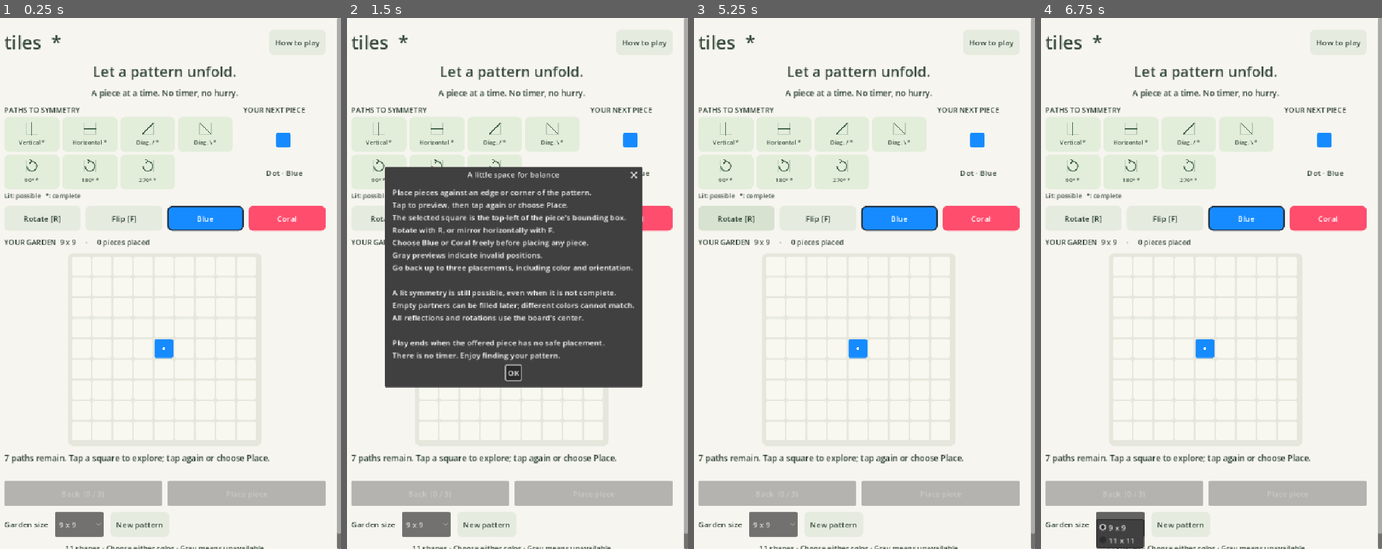
Above: before the commit, frames 1-4 (left to right).
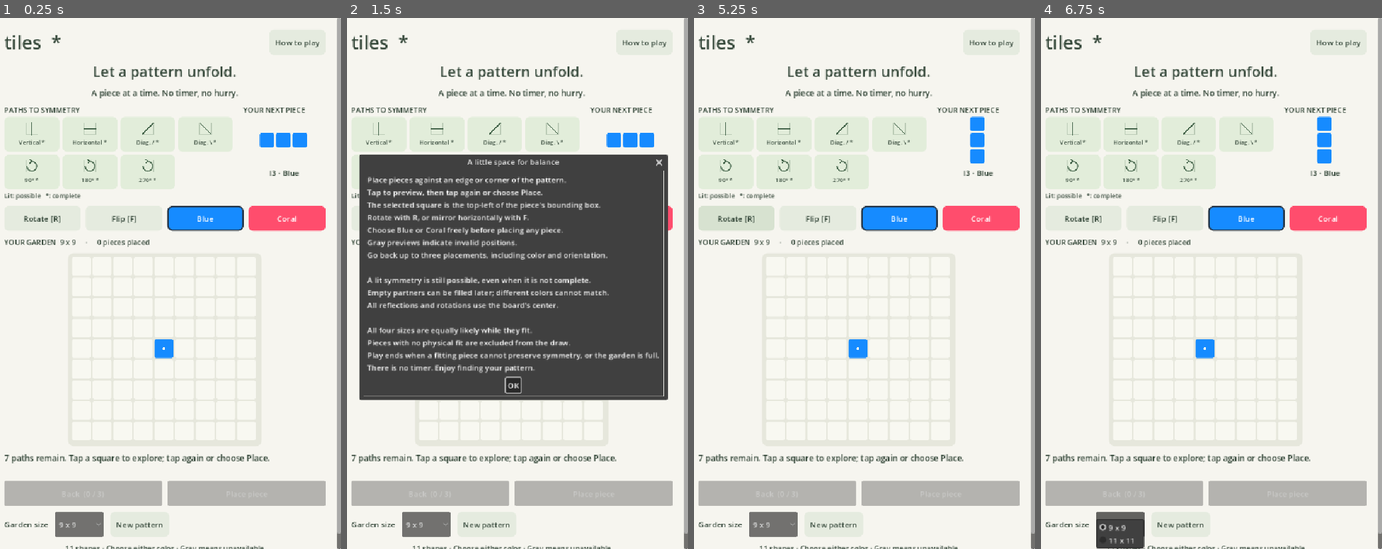
Above: after the commit, the same moments.

Repository: Shine-game/Tiles
Game: Godot game, scene res://main.tscn
The game is run twice, just before and just after one commit, with the same random seed, the same clock (stepped at 60 frames per second) and the same inputs.
Inputs:
- Up to frame 1 (0.25 s): no input
- Up to frame 2 (1.5 s): click "How to play" at 0.5 s; click "Blue" at 1.25 s
- Up to frame 3 (5.25 s): click "Coral" at 2 s; click "New pattern" at 2.75 s; click "New pattern" at 3.5 s; click "OK" at 4.25 s; click "Rotate [R]" at 5 s
- Up to frame 4 (6.75 s): click "Flip [F]" at 5.75 s; click "9 x 9" at 6.5 s

The runs differ from the first frame. In frame 1, 0.3% of the frame differs, in the area x 76-91%, y 21-30%; in frame 2, 18%, in the area x 3-95%, y 21-72%; in frame 3, 0.3%; in frame 4, 0.3%.

Commit message:
Balance piece sizes and filter generation by physical fit

Diff:
--- a/scripts/game.gd
+++ b/scripts/game.gd
@@ -8,6 +8,7 @@
 var moves := 0
 var history: Array = []
 var over := false
+var no_space := false
 var current_color := Rules.BLUE
 var restored_cells: Array = []
 var rng := RandomNumberGenerator.new()
@@ -18,20 +19,30 @@
 	else:
 		rng.randomize()
 	board = Rules.create_board(n)
-	_add_bag()
+	queue.append(_draw_piece())
 	_refresh_over()
 
-func _add_bag() -> void:
-	var bag: Array = Rules.PIECES.keys()
-	for i in range(bag.size() - 1, 0, -1):
-		var j := rng.randi_range(0, i)
-		var swap = bag[i]
-		bag[i] = bag[j]
-		bag[j] = swap
-	queue.append_array(bag)
+# Categories, then shapes, are uniform among those with a physical fit.
+# Never filter by symmetry: a physically fitting piece may legitimately end play.
+func eligible_groups() -> Array:
+	var groups: Array = [[], [], [], []]
+	for name: String in Rules.PIECES:
+		var definition: Dictionary = Rules.PIECES[name]
+		if not Rules.first_physical_move(board, definition).is_empty():
+			groups[definition.cells.size() - 1].append(name)
+	return groups.filter(func(group: Array): return not group.is_empty())
+
+func _choose_from_groups(groups: Array) -> String:
+	if groups.is_empty():
+		return ""
+	var group: Array = groups[rng.randi_range(0, groups.size() - 1)]
+	return group[rng.randi_range(0, group.size() - 1)]
+
+func _draw_piece() -> String:
+	return _choose_from_groups(eligible_groups())
 
 func piece() -> Dictionary:
-	return {"cells": Rules.PIECES[queue[index]].cells, "color": current_color}
+	return {"cells": [] if queue[index] == "" else Rules.PIECES[queue[index]].cells, "color": current_color}
 
 func place(cells: Array, anchor: Vector2i) -> Dictionary:
 	if over:
@@ -39,14 +50,15 @@
 	var result: Dictionary = Rules.placement(board, cells, piece().color, anchor)
 	if not result.ok:
 		return result
-	history.append({"board": board, "index": index, "moves": moves, "color": current_color, "cells": cells.duplicate()})
+	history.append({"board": board, "index": index, "moves": moves, "color": current_color, "cells": cells.duplicate(), "rng_state": rng.state})
 	if history.size() > 3:
 		history.pop_front()
 	board = result.board
 	moves += 1
 	index += 1
-	if index == queue.size():
-		_add_bag()
+	# Future draws depend on the resulting board; discard any abandoned branch.
+	queue.resize(index)
+	queue.append(_draw_piece())
 	_refresh_over()
 	return result
 
@@ -59,8 +71,11 @@
 	moves = previous.moves
 	current_color = previous.color
 	restored_cells = previous.cells
+	rng.state = previous.rng_state
+	queue.resize(index + 1)
 	_refresh_over()
 	return true
 
 func _refresh_over() -> void:
-	over = Rules.first_legal_move(board, piece()).is_empty()
+	no_space = queue[index] == ""
+	over = no_space or Rules.first_legal_move(board, piece()).is_empty()
--- a/scripts/main.gd
+++ b/scripts/main.gd
@@ -181,7 +181,7 @@
 	piece_view.cells = cells
 	piece_view.color = game.piece().color
 	piece_view.queue_redraw()
-	piece_label.text = "%s · %s" % [game.queue[game.index], "Blue" if game.piece().color == Rules.BLUE else "Coral"]
+	piece_label.text = "Garden complete" if game.no_space else "%s · %s" % [game.queue[game.index], "Blue" if game.piece().color == Rules.BLUE else "Coral"]
 	undo_button.text = "Back  (%d / 3)" % game.history.size()
 	undo_button.disabled = game.history.is_empty()
 	rotate_button.disabled = game.over
@@ -213,7 +213,7 @@
 		indicator.panel.tooltip_text = Rules.SYMMETRY_NAMES[i] + (": complete" if state.complete else (": possible" if state.possible else ": color conflict"))
 		if state.possible:
 			possible += 1
-	status.text = "This pattern has reached its edge. Go back, or begin a new garden." if game.over else "%d paths remain. Tap a square to explore; tap again or choose Place." % possible
+	status.text = ("Your garden is full. Enjoy your completed pattern, or go back." if game.no_space else "This piece fits, but every placement closes the last path to symmetry. Go back, or begin again.") if game.over else "%d paths remain. Tap a square to explore; tap again or choose Place." % possible
 	_preview()
 
 func _preview() -> void:
@@ -293,7 +293,7 @@
 func _show_help() -> void:
 	var help := AcceptDialog.new()
 	help.title = "A little space for balance"
-	help.dialog_text = "Place pieces against an edge or corner  …(495 unchanged characters)… nd rotations use the board's center.\n\nPlay ends when the offered piece has no safe placement.\nThere is no timer. Enjoy finding your pattern."
+	help.dialog_text = "Place pieces against an edge or corner  …(495 unchanged characters)… nd rotations use the board's center.\n\nAll four sizes are equally likely while they fit.\nPieces with no physical fit are excluded from the draw.\nPlay ends when a fitting piece cannot preserve symmetry, or the garden is full.\nThere is no timer. Enjoy finding your pattern."
 	add_child(help)
 	help.confirmed.connect(help.queue_free)
 	help.canceled.connect(help.queue_free)
--- a/scripts/rules.gd
+++ b/scripts/rules.gd
@@ -91,7 +91,7 @@
 		result.append({"possible": possible, "complete": complete})
 	return result
 
-static func placement(board: Array, cells: Array, color: int, anchor: Vector2i) -> Dictionary:
+static func physical_placement(board: Array, cells: Array, anchor: Vector2i) -> Dictionary:
 	var n: int = board.size()
 	var touching := false
 	for offset: Vector2i in cells:
@@ -108,6 +108,12 @@
 						touching = true
 	if not touching:
 		return {"ok": false, "reason": "Touch an existing tile at an edge or corner."}
+	return {"ok": true}
+
+static func placement(board: Array, cells: Array, color: int, anchor: Vector2i) -> Dictionary:
+	var physical: Dictionary = physical_placement(board, cells, anchor)
+	if not physical.ok:
+		return physical
 	var next: Array = board.duplicate(true)
 	for offset: Vector2i in cells:
 		var cell := anchor + offset
@@ -117,16 +123,12 @@
 			return {"ok": true, "board": next}
 	return {"ok": false, "reason": "This closes every path to symmetry. Try another position."}
 
-# Search every player-selectable variant before declaring game over.
-# The optional restrictions support focused tests and future rule variants.
-static func first_legal_move(board: Array, piece: Dictionary, allow_color_change: bool = true, allow_flip: bool = true) -> Dictionary:
-	var preferred_color: int = piece.get("color", BLUE)
-	var colors: Array = [preferred_color]
-	if allow_color_change:
-		colors.append(CORAL if preferred_color == BLUE else BLUE)
+# Physical fit deliberately ignores colors and symmetry.
+static func orientations(original: Array, allow_flip: bool = true) -> Array:
+	var result: Array = []
 	var seen: Dictionary = {}
 	for mirrored in range(2 if allow_flip else 1):
-		var cells: Array = flip(piece.cells) if mirrored else piece.cells
+		var cells: Array = flip(original) if mirrored else original
 		for rotation in range(4):
 			var key: Array = []
 			for cell: Vector2i in cells:
@@ -134,11 +136,30 @@
 			key.sort()
 			if not seen.has(key):
 				seen[key] = true
-				for color: int in colors:
-					for y in range(board.size()):
-						for x in range(board.size()):
-							var anchor := Vector2i(x, y)
-							if placement(board, cells, color, anchor).ok:
-								return {"anchor": anchor, "cells": cells, "rotation": rotation, "flipped": bool(mirrored), "color": color}
+				result.append({"cells": cells, "rotation": rotation, "flipped": bool(mirrored)})
 			cells = rotate(cells)
+	return result
+
+static func first_physical_move(board: Array, piece: Dictionary) -> Dictionary:
+	for variant: Dictionary in orientations(piece.cells):
+		for y in range(board.size()):
+			for x in range(board.size()):
+				var anchor := Vector2i(x, y)
+				if physical_placement(board, variant.cells, anchor).ok:
+					return {"anchor": anchor, "cells": variant.cells, "rotation": variant.rotation, "flipped": variant.flipped}
 	return {}
+
+# Search every player-selectable variant before declaring game over.
+static func first_legal_move(board: Array, piece: Dictionary, allow_color_change: bool = true, allow_flip: bool = true) -> Dictionary:
+	var preferred_color: int = piece.get("color", BLUE)
+	var colors: Array = [preferred_color]
+	if allow_color_change:
+		colors.append(CORAL if preferred_color == BLUE else BLUE)
+	for variant: Dictionary in orientations(piece.cells, allow_flip):
+		for color: int in colors:
+			for y in range(board.size()):
+				for x in range(board.size()):
+					var anchor := Vector2i(x, y)
+					if placement(board, variant.cells, color, anchor).ok:
+						return {"anchor": anchor, "cells": variant.cells, "rotation": variant.rotation, "flipped": variant.flipped, "color": color}
+	return {}
--- a/tests/test_rules.gd
+++ b/tests/test_rules.gd
@@ -55,11 +55,8 @@
 	for seed_value in range(20):
 		var game = Game.new(9, seed_value)
 		var snapshots: Array = []
-		var initial_names: Array = game.queue.duplicate()
-		initial_names.sort()
-		var expected: Array = Rules.PIECES.keys()
-		expected.sort()
-		check(initial_names == expected, "bag includes each piece once")
+		var groups: Array = game.eligible_groups()
+		check(groups.size() == 4, "all four size categories initially eligible")
 		for i in range(4):
 			snapshots.append({"board": game.board.duplicate(true), "piece": game.queue[game.index], "color": game.current_color})
 			var move: Dictionary = Rules.first_legal_move(game.board, game.piece())
@@ -113,5 +110,88 @@
 		row.fill(Rules.BLUE)
 	full_game._refresh_over()
 	check(full_game.over, "full board ends game")
+	# Measure both levels of randomness without changing the board between draws.
+	var sampler = Game.new(9, 124578)
+	var groups: Array = sampler.eligible_groups()
+	var counts := [0, 0, 0, 0]
+	var shape_counts: Dictionary = {}
+	for i in range(28000):
+		var name: String = sampler._choose_from_groups(groups)
+		counts[Rules.PIECES[name].cells.size() - 1] += 1
+		shape_counts[name] = shape_counts.get(name, 0) + 1
+	for count: int in counts:
+		check(absi(count - 7000) < 400, "each size receives approximately 25 percent")
+	check(absi(shape_counts.I3 - shape_counts.L3) < 400, "triominoes are uniform within size")
+	for name: String in ["I", "O", "S", "T", "J", "L", "Z"]:
+		check(absi(shape_counts[name] - 1000) < 150, "tetrominoes are uniform within size")
+	print("Generation sample by size (28,000 draws): ", counts)
+	# Two isolated holes have enough area for a domino but no matching cavity.
+	sampler.board = Rules.empty_board(9)
+	for row: Array in sampler.board:
+		row.fill(Rules.BLUE)
+	sampler.board[1][1] = 0
+	sampler.board[7][7] = 0
+	check(sampler.eligible_groups() == [["Dot"]], "fragmented free area excludes physically impossible shapes")
+	for i in range(20):
+		check(sampler._draw_piece() == "Dot", "generation falls back to the only fitting size")
+	# A mirrored cavity must admit J as well as L because the player can flip.
+	sampler.board = Rules.empty_board(9)
+	for row: Array in sampler.board:
+		row.fill(Rules.BLUE)
+	for cell: Vector2i in [Vector2i(5, 3), Vector2i(3, 4), Vector2i(4, 4), Vector2i(5, 4)]:
+		sampler.board[cell.y][cell.x] = 0
+	groups = sampler.eligible_groups()
+	check(groups[3].has("J") and groups[3].has("L"), "physical filter includes flipped fits")
+	check(not groups[3].has("O"), "physical filter excludes square from L-shaped cavity")
+	# A physically fitting domino needs two different colors to preserve the
+	# only remaining reflection, so drawing it must still be allowed to end play.
+	sampler.board = Rules.empty_board(9)
+	for y in range(9):
+		for x in range(9):
+			var mirrored_x: int = mini(x, 8 - x)
+			sampler.board[y][x] = Rules.CORAL if (mirrored_x * 3 + y * 7 + mirrored_x * y) % 3 == 0 else Rules.BLUE
+	sampler.board[1][7] = Rules.BLUE
+	sampler.board[1][6] = Rules.CORAL
+	sampler.board[1][1] = 0
+	sampler.board[1][2] = 0
+	check(Rules.symmetry_states(sampler.board)[0].possible, "fixture still permits vertical symmetry")
+	check(not Rules.first_physical_move(sampler.board, Rules.PIECES.Domino).is_empty(), "domino physically fits cavity")
+	check(Rules.first_legal_move(sampler.board, Rules.PIECES.Domino).is_empty(), "domino cannot preserve any symmetry in either color")
+	groups = sampler.eligible_groups()
+	check(groups == [["Dot"], ["Domino"]], "symmetry-breaking piece stays eligible")
+	var drew_fatal := false
+	for i in range(20):
+		if sampler._draw_piece() == "Domino":
+			drew_fatal = true
+	check(drew_fatal, "generator actually offers symmetry-breaking pieces")
+	sampler.queue[sampler.index] = "Domino"
+	sampler._refresh_over()
+	check(sampler.over and not sampler.no_space, "fitting but symmetry-breaking piece ends game")
+	# Filling the final hole produces a completed board, without offering an impossible piece.
+	var finisher = Game.new(9, 777)
+	finisher.board = Rules.empty_board(9)
+	for row: Array in finisher.board:
+		row.fill(Rules.BLUE)
+	finisher.board[1][2] = 0
+	finisher.queue[finisher.index] = "Dot"
+	finisher._refresh_over()
+	check(finisher.place(Rules.PIECES.Dot.cells, Vector2i(2, 1)).ok, "final physical space can be filled")
+	check(finisher.over and finisher.no_space and finisher.piece().cells.is_empty(), "full grid completes without an impossible next piece")
+	check(finisher.undo() and not finisher.over and finisher.queue[finisher.index] == "Dot", "completion can be undone")
+	# Replaying a move reproduces the draw; branching recomputes physical fit.
+	var replay = Game.new(9, 888)
+	var replay_move: Dictionary = Rules.first_legal_move(replay.board, replay.piece())
+	replay.current_color = replay_move.color
+	replay.place(replay_move.cells, replay_move.anchor)
+	var next_name: String = replay.queue[replay.index]
+	check(replay.undo(), "draw replay undo succeeds")
+	replay.place(replay_move.cells, replay_move.anchor)
+	check(replay.queue[replay.index] == next_name, "same placement after undo reproduces next draw")
+	replay.undo()
+	var alternate_cells: Array = Rules.rotate(replay.piece().cells)
+	var alternate: Dictionary = Rules.first_legal_move(replay.board, {"cells": alternate_cells, "color": replay.current_color})
+	replay.current_color = alternate.color
+	replay.place(alternate.cells, alternate.anchor)
+	check(not Rules.first_physical_move(replay.board, replay.piece()).is_empty(), "new branch draws a physically fitting piece")
 	print("Rules: %d checks, %d failures" % [checks, failures])
 	quit(1 if failures else 0)
--- a/tests/test_ui.gd
+++ b/tests/test_ui.gd
@@ -67,6 +67,12 @@
 	scene.blue_button.pressed.emit()
 	check(scene.board_view.preview_valid and not scene.place_button.disabled, "changing color revalidates selected placement")
 	check(scene.piece_view.color == Rules.BLUE, "piece preview updates immediately")
+	scene.place_button.pressed.emit()
+	check(scene.game.no_space and scene.game.over, "filling last cell completes garden")
+	check(scene.cells.is_empty() and scene.piece_label.text == "Garden complete", "completion clears incoming piece")
+	check(scene.status.text.contains("full"), "completion has specific message")
+	scene.undo_button.pressed.emit()
+	check(not scene.game.over and scene.cells.size() == 1, "Back reopens completed garden")
 	scene.requested_size = 11
 	scene._reset()
 	check(scene.game.board.size() == 11, "11 by 11 reset works")
